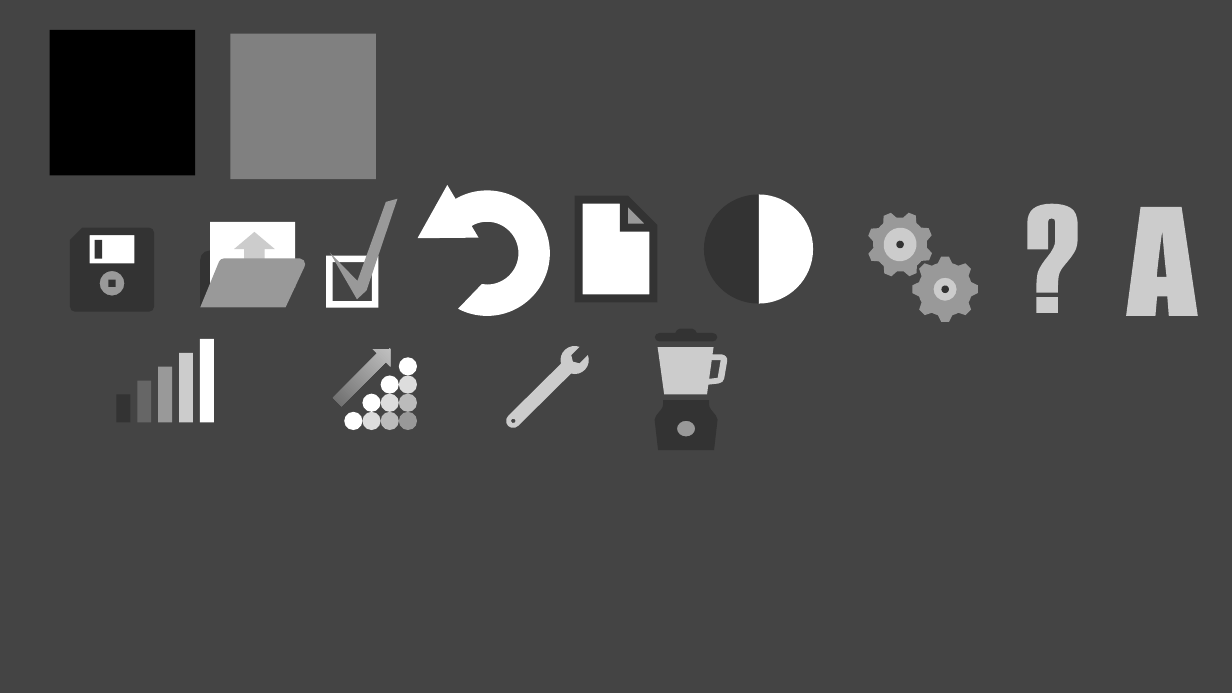
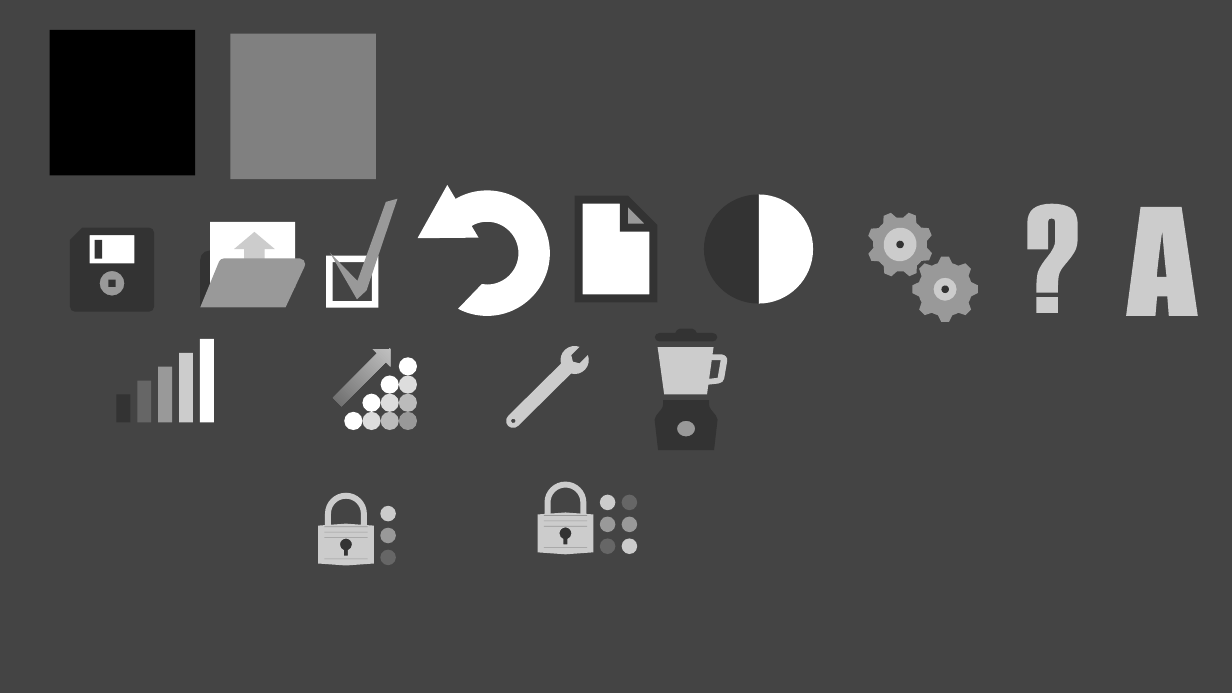
Before and after one commit to gbruneau/ColorPkr, a slide deck: slide 1 of src/asset/assetSources/ColorPkr-Icons.pptx. Drawn at 1232x693 pixels with LibreOffice and Linux fonts; fonts in the diff are those of the drawing. Boxes give left, top, right and bottom in pixels: in the first picture for what was removed or moved away, otherwise in the second. Text is boxed around its words. In the diff, an @@ line names an element or a change of style, - is before the commit and + after.

```diff
--- a/src/asset/assetSources/ColorPkr-Icons.pptx
+++ b/src/asset/assetSources/ColorPkr-Icons.pptx
@@ group added at box(538, 482, 638, 555): 7 ellipses, 4 rectangles, 1 freeform shape @@
@@ group added at box(318, 493, 396, 566): 4 ellipses, 4 rectangles, 1 freeform shape @@
```
Also in this commit, not shown: 1 other slide changed, 11 other files.
